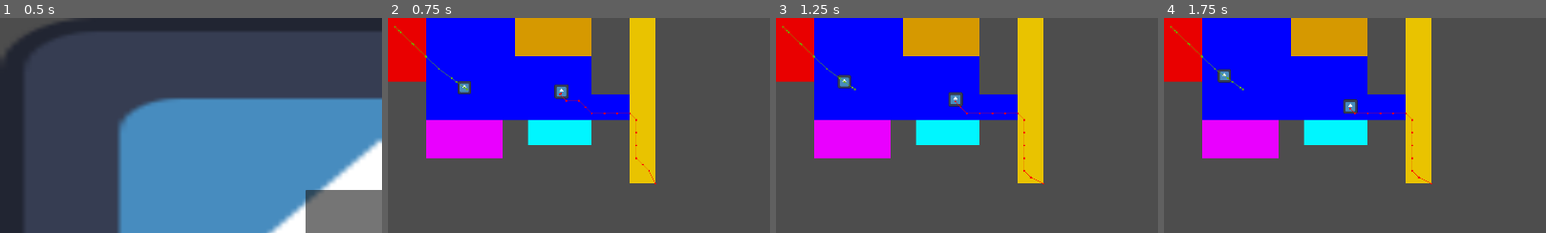
Above: before the commit, frames 1-4 (left to right).
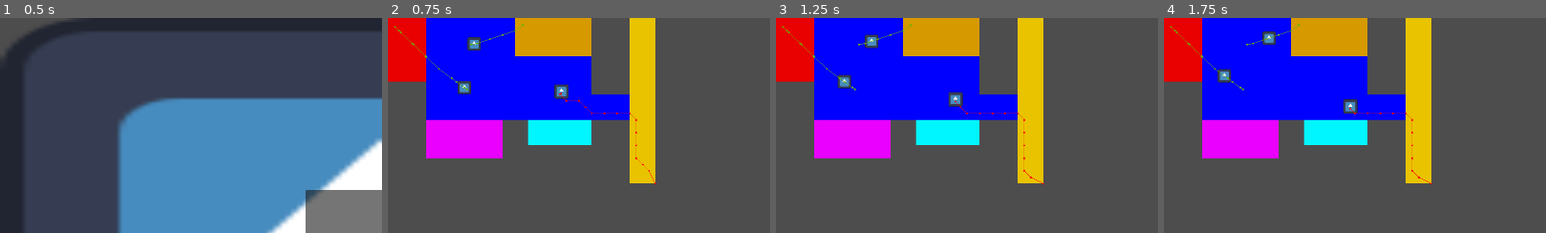
Above: after the commit, the same moments.

Repository: mntjams/game-jam-25-2
Game: Godot game, scene res://scenes/main_menu.tscn
The game is run twice, just before and just after one commit, with the same random seed, the same clock (stepped at 60 frames per second) and the same inputs. The engine's default icon, where the game draws it, is replaced by a stand-in: a white triangle on a blue panel in a dark square.
Inputs (mouse positions are % of the whole screen's width and height, from its top left):
- Up to frame 1 (0.5 s): no input
- Up to frame 2 (0.75 s): click (50, 50) at 0.5 s
- Up to frame 3 (1.25 s): no input
- Up to frame 4 (1.75 s): move the mouse to (72, 45) at 1.27 s
The pictures show only the part of the screen within x 0-50%, y 0-50%; the shares and areas given below are measured in that part.

Frame 1 is identical in both runs. In frame 2, 0.3% of the frame differs, in the area x 20-36%, y 2-16%; in frame 3, 0.3%, in the area x 21-36%, y 2-15%; in frame 4, 0.3%.

Commit message:
Make npcs go to different rooms than original

Diff:
--- a/scenes/game.tscn
+++ b/scenes/game.tscn
@@ -7,7 +7,7 @@
 [ext_resource type="Script" uid="uid://dj3d00f3pw5e8" path="res://scripts/room_manager.gd" id="5_0tnpc"]
 [ext_resource type="Script" uid="uid://wlsyrkid1xtg" path="res://scripts/room.gd" id="6_gee14"]
 [ext_resource type="Script" uid="uid://ccjf5kr435dt3" path="res://scripts/slot.gd" id="7_0tnpc"]
-[ext_resource type="Script" uid="uid://dlffx8dgipla7" path="res://scripts/npc.gd" id="8_gee14"]
+[ext_resource type="PackedScene" uid="uid://b7hqtl0b4q6uw" path="res://scenes/npc.tscn" id="8_gee14"]
 
 [sub_resource type="NavigationPolygon" id="NavigationPolygon_yqjtg"]
 vertices = PackedVector2Array(16, 16, -16, 16, -16, -16, 16, -16)
@@ -177,8 +177,6 @@
 [sub_resource type="CircleShape2D" id="CircleShape2D_yqjtg"]
 radius = 20.0
 
-[sub_resource type="CircleShape2D" id="CircleShape2D_0tnpc"]
-
 [node name="Game" type="Node2D"]
 script = ExtResource("1_lbhrr")
 
@@ -263,21 +261,8 @@
 
 [node name="NPCs" type="Node2D" parent="."]
 
-[node name="Npc" type="CharacterBody2D" parent="NPCs" groups=["NPCs"]]
+[node name="Npc" parent="NPCs" instance=ExtResource("8_gee14")]
 position = Vector2(198.0246, 179.13342)
-script = ExtResource("8_gee14")
-
-[node name="NavigationAgent2D" type="NavigationAgent2D" parent="NPCs/Npc"]
-path_desired_distance = 1.0
-target_desired_distance = 1.0
-debug_enabled = true
-debug_use_custom = true
-debug_path_custom_color = Color(0.40815094, 0.719206, 0, 1)
-
-[node name="CollisionShape2D" type="CollisionShape2D" parent="NPCs/Npc"]
-scale = Vector2(1.65, 1.65)
-shape = SubResource("CircleShape2D_0tnpc")
-
-[node name="Sprite2D" type="Sprite2D" parent="NPCs/Npc"]
-scale = Vector2(0.26, 0.26)
-texture = ExtResource("2_yqjtg")
+
+[node name="Npc2" parent="NPCs" instance=ExtResource("8_gee14")]
+position = Vector2(209.02933, 66.53067)
--- /dev/null
+++ b/scenes/npc.tscn
@@ -0,0 +1,24 @@
+[gd_scene load_steps=4 format=3 uid="uid://b7hqtl0b4q6uw"]
+
+[ext_resource type="Script" uid="uid://dlffx8dgipla7" path="res://scripts/npc.gd" id="1_abqhh"]
+[ext_resource type="Texture2D" uid="uid://b1sbwmgxviw67" path="res://assets/img/icon.svg" id="2_rv78h"]
+
+[sub_resource type="CircleShape2D" id="CircleShape2D_0tnpc"]
+
+[node name="Npc" type="CharacterBody2D" groups=["NPCs"]]
+script = ExtResource("1_abqhh")
+
+[node name="NavigationAgent2D" type="NavigationAgent2D" parent="."]
+path_desired_distance = 1.0
+target_desired_distance = 1.0
+debug_enabled = true
+debug_use_custom = true
+debug_path_custom_color = Color(0.40815094, 0.719206, 0, 1)
+
+[node name="CollisionShape2D" type="CollisionShape2D" parent="."]
+scale = Vector2(1.65, 1.65)
+shape = SubResource("CircleShape2D_0tnpc")
+
+[node name="Sprite2D" type="Sprite2D" parent="."]
+scale = Vector2(0.26, 0.26)
+texture = ExtResource("2_rv78h")
--- a/scripts/npc.gd
+++ b/scripts/npc.gd
@@ -3,13 +3,14 @@
 
 @onready var navigation_agent_2d: NavigationAgent2D = $NavigationAgent2D
 
-signal ready_for_room(npc: Npc) # signal the room manager to give us a room
+signal ready_for_room(npc: Npc, from_room: Room) # signal the room manager to give us a room
 
 var current_room: Room = null
 var current_slot: Slot = null
 @export var movement_speed: float = 50.0
 
-var work_time : float = 1.5
+var work_time_base : float = 5
+var working : bool = false
 
 # --- NPC Movement ---------------------------------------------------------
 
@@ -28,12 +29,12 @@
 
 func _physics_process(_delta: float) -> void:
 	# No target slot → do not move
-	if current_slot == null:
+	if current_slot == null or working:
 		velocity = Vector2.ZERO
 		return
 
 	# If path is finished, we are at (or very near) the slot
-	if navigation_agent_2d.is_navigation_finished():
+	if navigation_agent_2d.is_navigation_finished() and not working:
 		_on_reached_slot()
 		return
 
@@ -48,14 +49,19 @@
 
 func _ready() -> void:
 	#print(self,": I am ready")
-	emit_signal("ready_for_room", self)
+	emit_signal("ready_for_room", self, null)
 
 # what the npc should do when on the slot
 func _on_reached_slot() -> void:
 	velocity = Vector2.ZERO
+	working = true
 	# NPC is at the slot. Do room-specific work here.
 	# When the work is finished, call `on_done_in_room()`.
-	#await get_tree().create_timer(work_time).timeout
+	var work_time = work_time_base + randf_range(-2.5,2.5)
+	#print(self,"started working for ",work_time," seconds")
+	await get_tree().create_timer(work_time).timeout
+	working = false
+	#print(self,"stopped working")
 	on_done_in_room()
 
 
@@ -68,6 +74,7 @@
 
 # send the signal that we're done in the room
 func on_done_in_room() -> void:
+	var old_room: Room = current_room
 	leave_current_slot()
-	print(self,"I am done in this room")
-	emit_signal("ready_for_room", self)
+	#print(self,"I am done in this room")
+	emit_signal("ready_for_room", self, old_room)
--- a/scripts/room_manager.gd
+++ b/scripts/room_manager.gd
@@ -24,7 +24,7 @@
 # connect all npc's from the npc group
 func _connect_existing_npcs() -> void:
 	for npc in get_tree().get_nodes_in_group("NPCs"):
-		print(npc, "should be connected")
+		#print(npc, "should be connected")
 		_connect_npc(npc)
 
 # connects single npc
@@ -36,12 +36,16 @@
 # --- Room selection logic ----------------------------------------------------
 
 # select a random room from the rooms array
-func get_random_room_with_vacancy() -> Room:
+func get_random_room_with_vacancy_excluding(excluded : Room) -> Room:
 	var candidates: Array[Room] = []
 
 	for r in rooms:
+		if r == excluded:
+			continue
 		if not r.get_free_slots().is_empty():
 			candidates.append(r)
+
+	#print("candidate rooms are", candidates)
 
 	if candidates.is_empty():
 		return null
@@ -51,9 +55,9 @@
 
 # --- Signal handler: NPC asks for a room ------------------------------------
 
-func _on_npc_ready_for_room(npc: Npc) -> void:
-	print("received signal from ", npc)
-	var room := get_random_room_with_vacancy()
+func _on_npc_ready_for_room(npc: Npc, exclude : Room) -> void:
+	#print("received signal from ", npc)
+	var room := get_random_room_with_vacancy_excluding(exclude)
 	if room == null:
 		return  # no available slots in any room
 
Not shown: 1 places in scenes/game.tscn that only renumber resources
